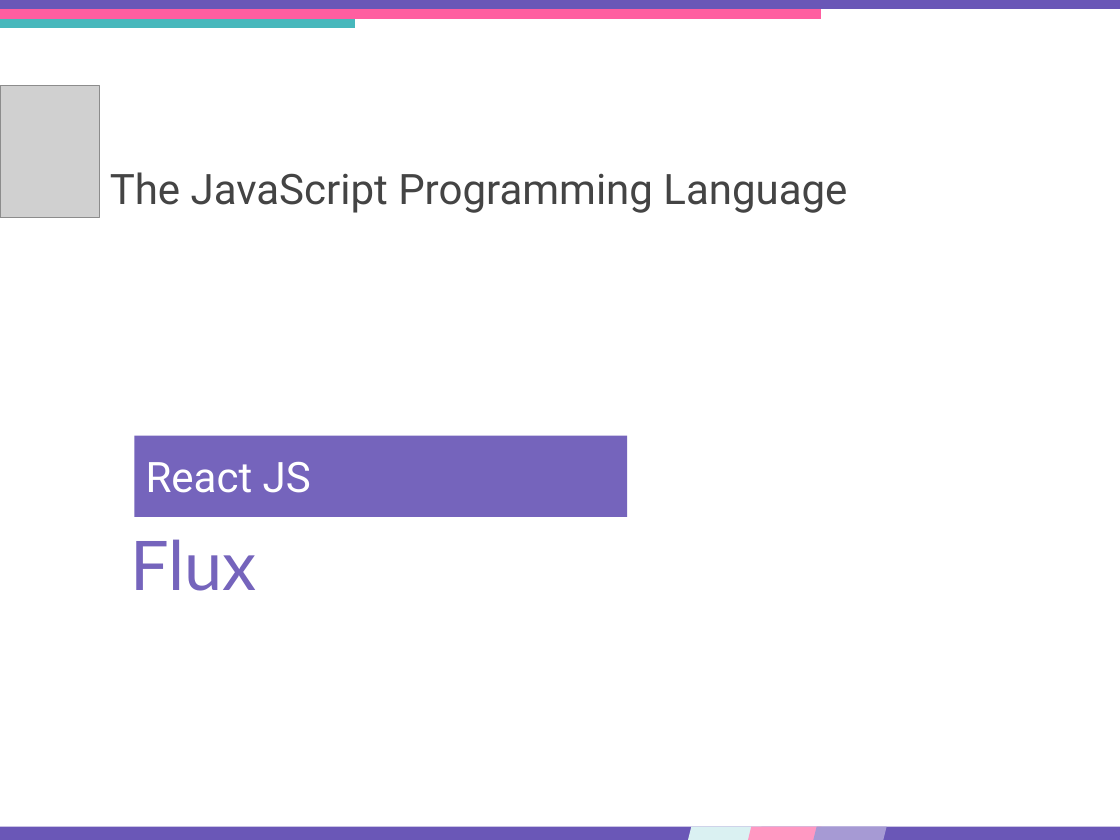
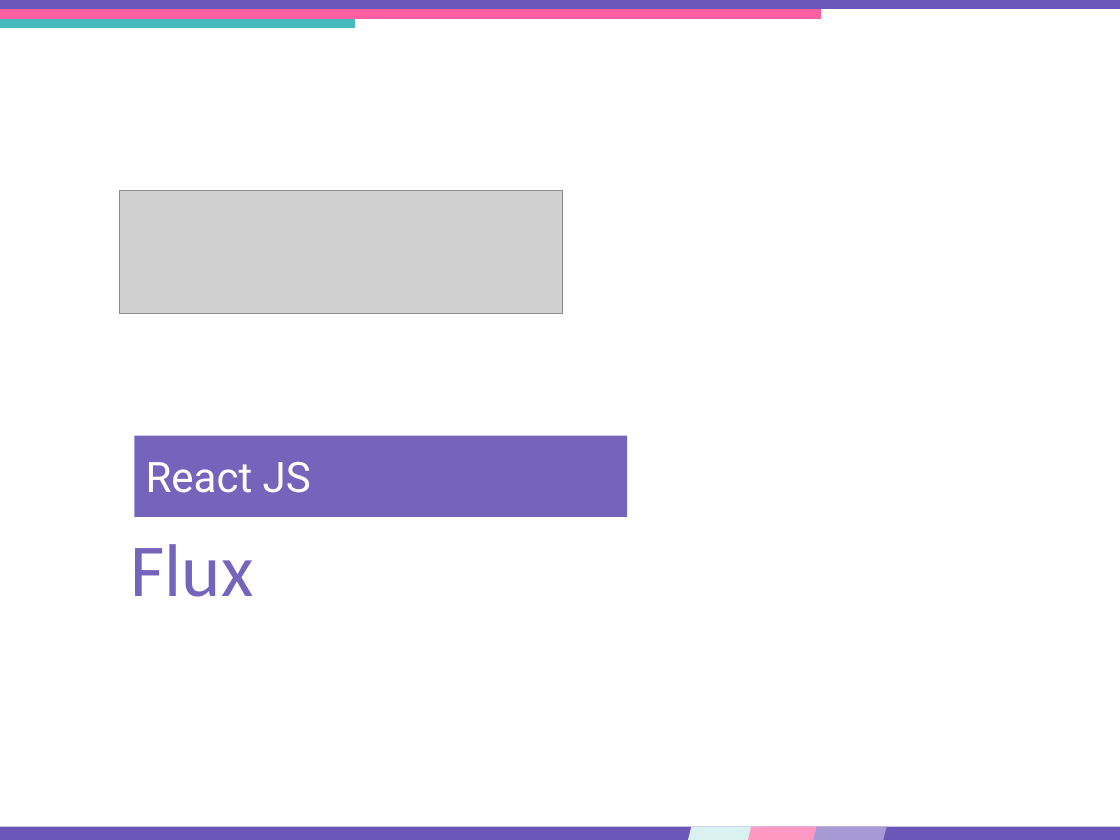
Before and after one commit to DinamickaDevelopment/Ignite-1, a slide deck: slide 1 of 003_React/lesson_25/Presentation/Flux.pptx. Drawn at 1120x840 pixels with LibreOffice and Linux fonts; fonts in the diff are those of the drawing; grey boxes stand for pictures. Boxes give left, top, right and bottom in pixels: in the first picture for what was removed or moved away, otherwise in the second. Text is boxed around its words. In the diff, an @@ line names an element or a change of style, - is before the commit and + after.

```diff
--- a/003_React/lesson_25/Presentation/Flux.pptx
+++ b/003_React/lesson_25/Presentation/Flux.pptx
@@ picture removed at (x1=0, y1=85, x2=100, y2=217) @@
@@ text removed at (x1=110, y1=172, x2=847, y2=213) @@
-The JavaScript Programming Language
@@ picture added at (x1=120, y1=190, x2=562, y2=314) @@
@@ text "Flux" at (x1=131, y1=544, x2=254, y2=597): size 44 to 48 pt, font Lato to Calibri @@
```
Also in this commit, not shown: 10 other files.
